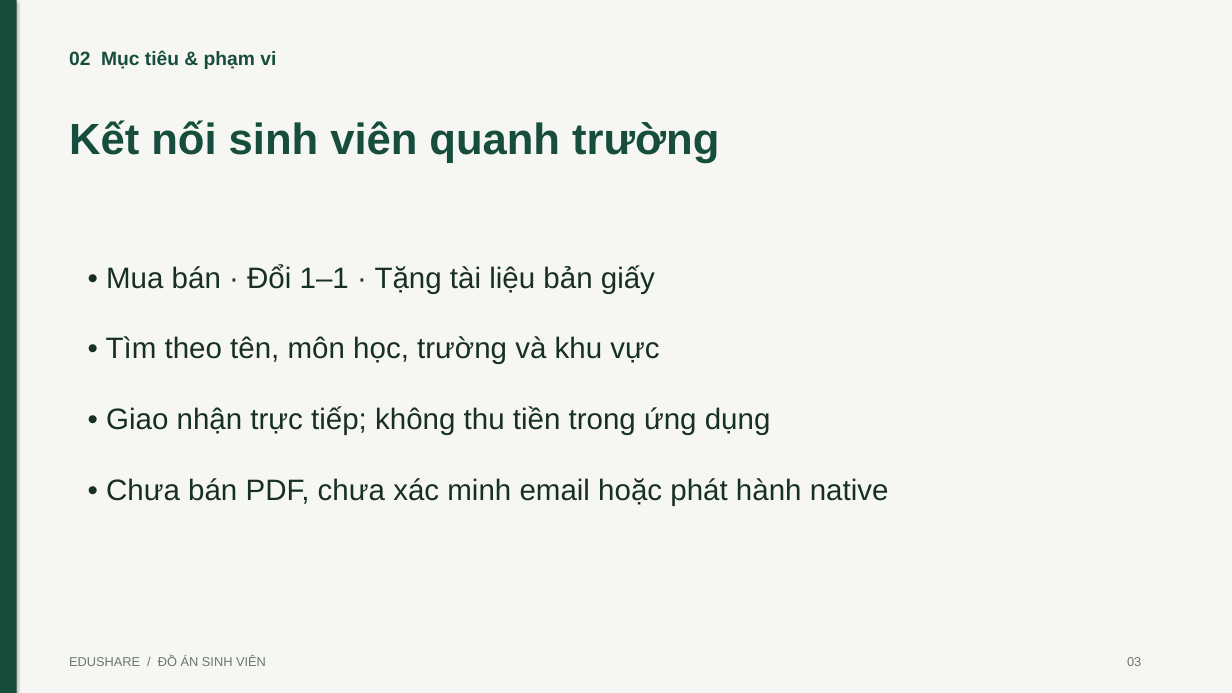
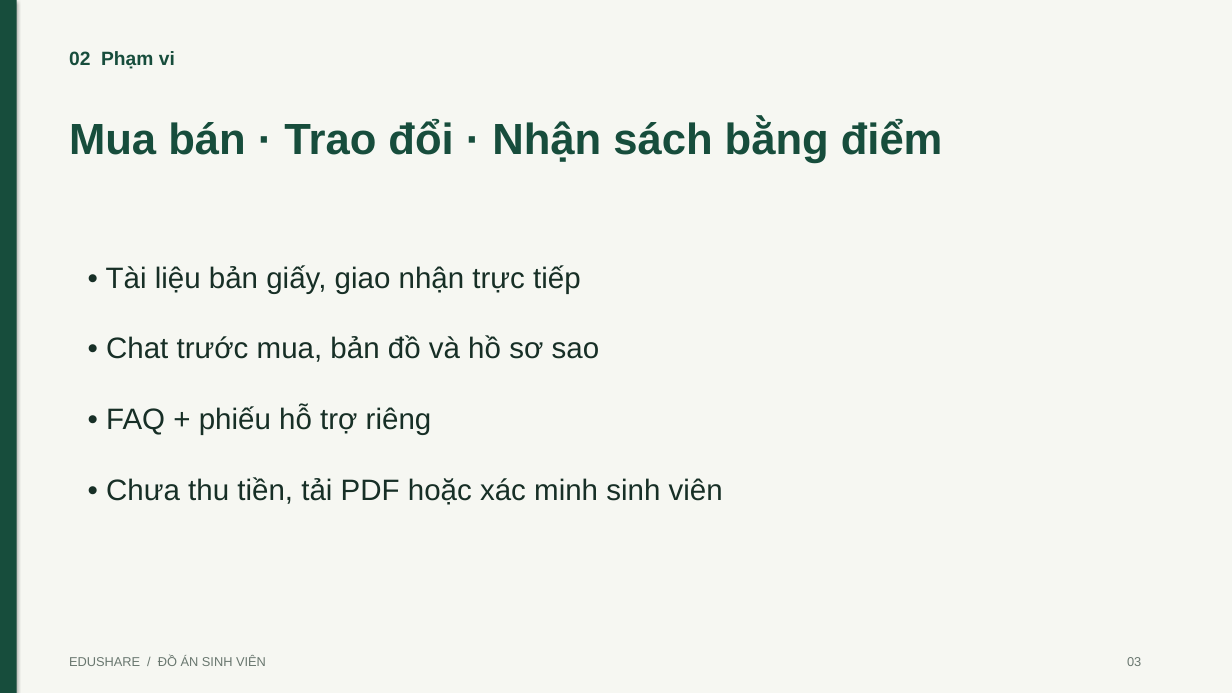
Before and after one commit to TanTai08/AppEduShare, a slide deck: slide 3 of docs/EduShare_Thuyet_Trinh.pptx. Drawn at 1232x693 pixels with LibreOffice and Linux fonts; fonts in the diff are those of the drawing. Boxes give left, top, right and bottom in pixels: in the first picture for what was removed or moved away, otherwise in the second. Text is boxed around its words. In the diff, an @@ line names an element or a change of style, - is before the commit and + after.

```diff
--- a/docs/EduShare_Thuyet_Trinh.pptx
+++ b/docs/EduShare_Thuyet_Trinh.pptx
@@ text at box(69, 51, 175, 69): text changed @@
-02 Mục tiêu & phạm vi
+02 Phạm vi
@@ text at box(69, 119, 943, 163): text changed @@
-Kết nối sinh viên quanh trường
+Mua bán · Trao đổi · Nhận sách bằng điểm
@@ text at box(106, 265, 723, 505): text changed @@
-• Mua bán · Đổi 1–1 · Tặng tài liệu bản giấy
-• Tìm theo tên, môn học, trường và khu vực
-• Giao nhận trực tiếp; không thu tiền trong ứng dụng
-• Chưa bán PDF, chưa xác minh email hoặc phát hành native
+• Tài liệu bản giấy, giao nhận trực tiếp
+• Chat trước mua, bản đồ và hồ sơ sao
+• FAQ + phiếu hỗ trợ riêng
+• Chưa thu tiền, tải PDF hoặc xác minh sinh viên
```
Also in this commit, not shown: 11 other slides changed, 49 other files.
